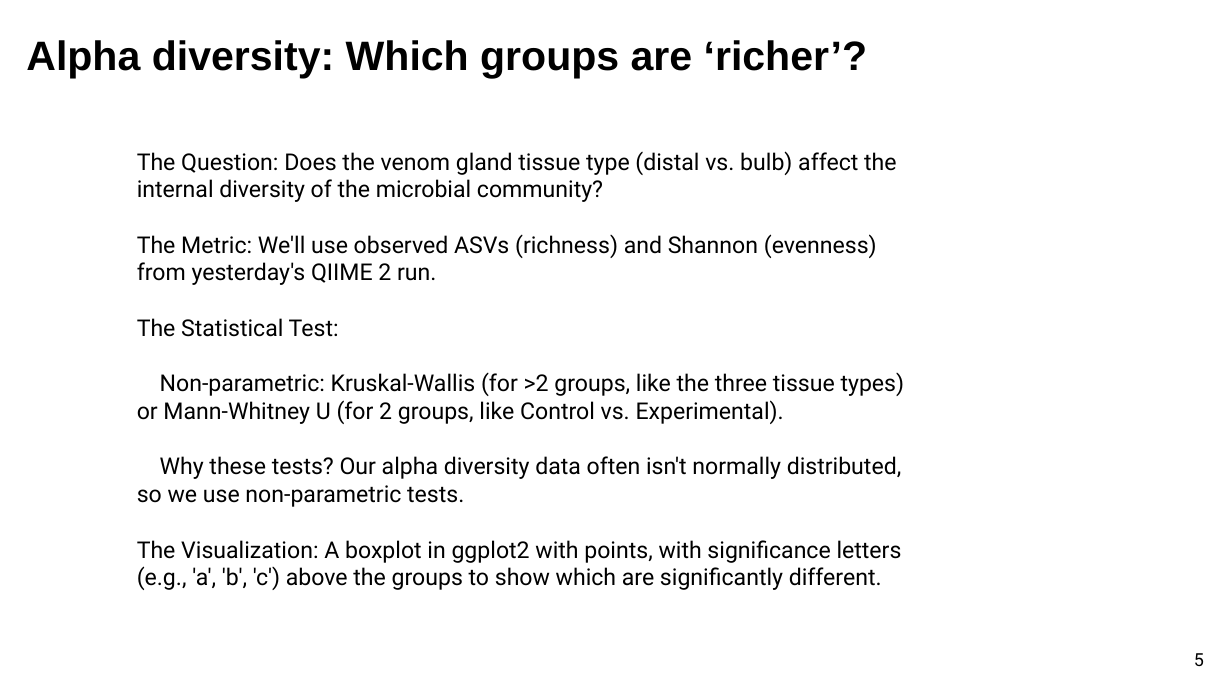
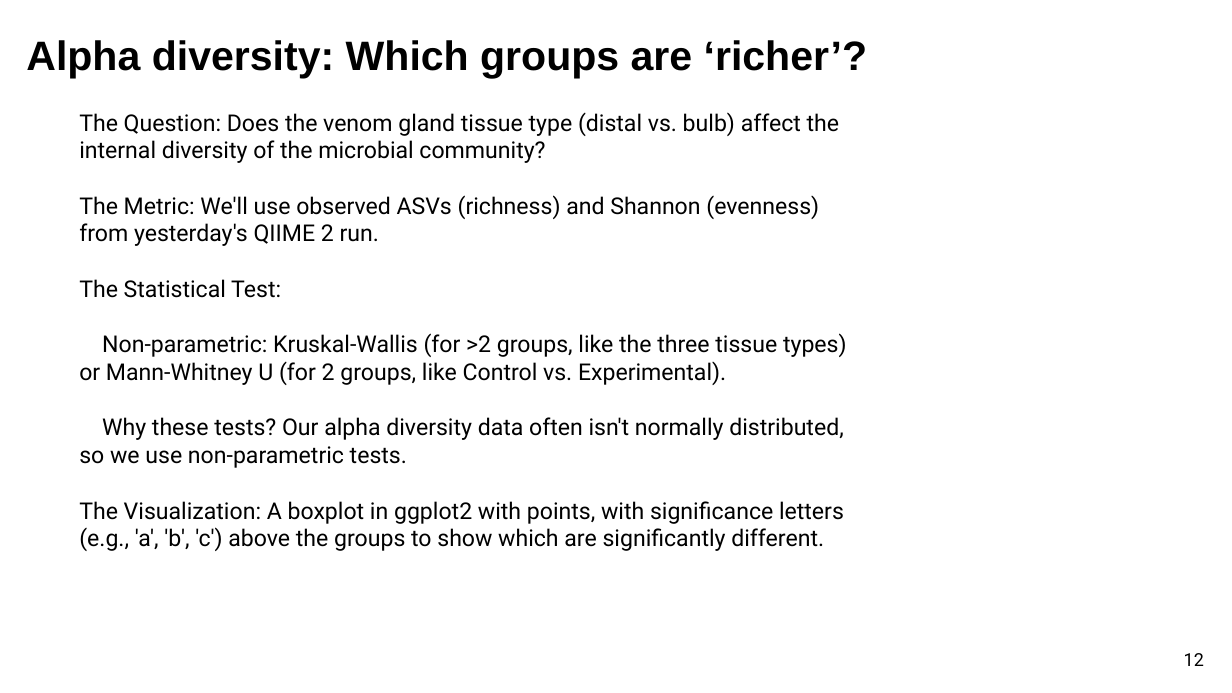
Before and after one commit to sabahzero/UPRM_QIIME2workshop, a slide deck: slide 13 of lectures/Lecture3_UlHasan.pptx (slide 6 before the commit). Drawn at 1232x693 pixels with LibreOffice and Linux fonts; fonts in the diff are those of the drawing. Boxes give left, top, right and bottom in pixels: in the first picture for what was removed or moved away, otherwise in the second. Text is boxed around its words. In the diff, an @@ line names an element or a change of style, - is before the commit and + after.

```diff
--- a/lectures/Lecture3_UlHasan.pptx
+++ b/lectures/Lecture3_UlHasan.pptx
@@ text "The Question: Does the venom ..." moved from (x1=137, y1=151, x2=905, y2=590) to (x1=79, y1=112, x2=847, y2=551) @@
@@ page number at (x1=1184, y1=653, x2=1204, y2=666): text changed @@
-5
+12
```
Also in this commit, not shown: 3 other slides changed, 9 slides added, 2 slides removed, 2 other files.
